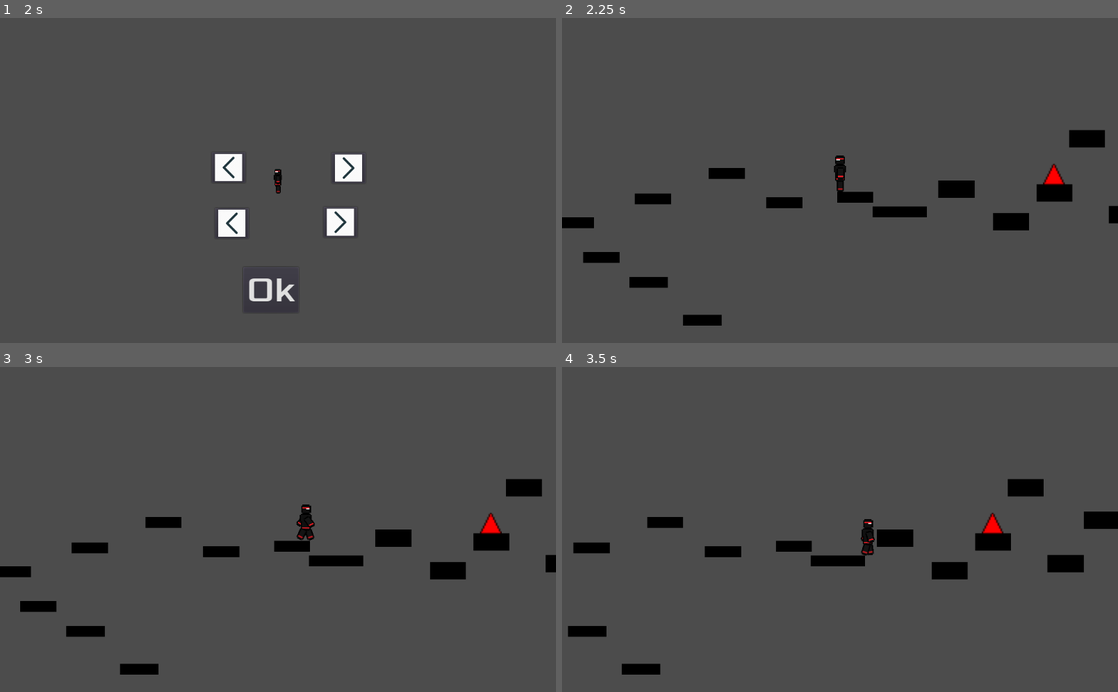
Above: before the commit, frames 1-4 (two rows, left to right).
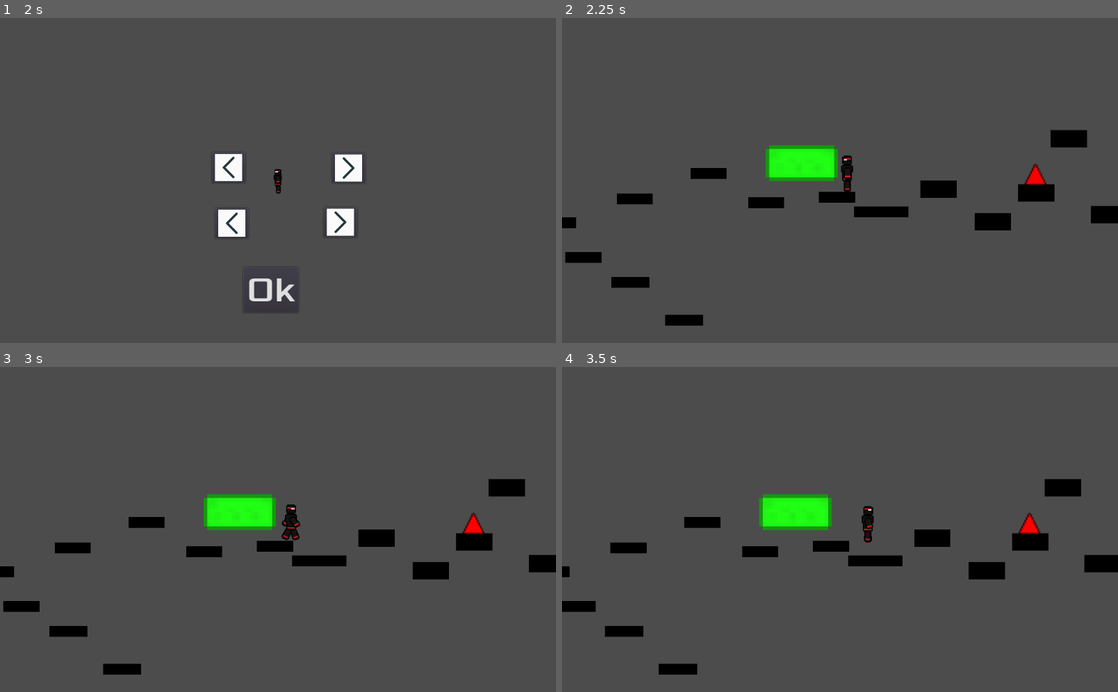
Above: after the commit, the same moments.

Repository: VeryCleverName3/Hybrid-Game-Jam
Game: Godot game, scene res://Scenes/MainMenu.tscn
Same seed, same stepped clock (60 frames per second), same inputs: the game is played once before the commit and once after it. Before the commit the project starts from res://MainMenu.tscn.
Inputs:
- Up to frame 1 (2 s): click "Level Select" at 0.5 s; click "Test Level" at 1.25 s
- Up to frame 2 (2.25 s): click "Ok" at 2 s
- Up to frame 3 (3 s): tap Enter at 2.75 s; hold Right (ui_right) from 2.78 s (still down)
- Up to frame 4 (3.5 s): keep holding Right (ui_right)

Frame 1 is identical in both runs. In frame 2, 5.5% of the frame differs, in the area x 0-99%, y 34-95%; in frame 3, 5.5%; in frame 4, 9.2%, in the area x 0-100%, y 34-95%.

Commit message:
Added slime tile. Got it working. Reworked acceleration and friction

Diff:
--- a/src/BasicLevel.gd
+++ b/src/BasicLevel.gd
@@ -15,7 +15,7 @@
 
 
 func _on_Player_kill():
-	switcher.switch_scene("res://KillScreen.tscn")
+	switcher.switch_scene("res://Scenes/KillScreen.tscn")
 
 func _on_Player_pause():
 	var children = $PauseScreen.get_children()
--- a/src/KillScreen.gd
+++ b/src/KillScreen.gd
@@ -20,8 +20,8 @@
 
 
 func _on_LevelSelect_pressed():
-	switcher.switch_scene("res://LevelSelect.tscn")
+	switcher.switch_scene("res://Scenes/LevelSelect.tscn")
 
 
 func _on_MainMenu_pressed():
-	switcher.switch_scene("res://MainMenu.tscn")
+	switcher.switch_scene("res://Scenes/MainMenu.tscn")
--- a/src/LevelSelect.gd
+++ b/src/LevelSelect.gd
@@ -16,5 +16,5 @@
 
 
 func _on_TestLevel_pressed():
-	PlayerVars.levelGoal = "res://TestLevel.tscn"
-	switcher.switch_scene("res://AbilitySelect.tscn")
+	PlayerVars.levelGoal = "res://Scenes/TestLevel.tscn"
+	switcher.switch_scene("res://Scenes/AbilitySelect.tscn")
--- a/src/MainMenu.gd
+++ b/src/MainMenu.gd
@@ -16,7 +16,7 @@
 
 
 func _on_LevelSelect_pressed():
-	switcher.switch_scene("res://LevelSelect.tscn")
+	switcher.switch_scene("res://Scenes/LevelSelect.tscn")
 
 
 func _on_Quit_pressed():
--- a/src/PauseScreen.gd
+++ b/src/PauseScreen.gd
@@ -16,12 +16,12 @@
 
 func _on_MainMenu_pressed():
 	get_tree().paused = false
-	switcher.switch_scene("res://MainMenu.tscn")
+	switcher.switch_scene("res://Scenes/MainMenu.tscn")
 
 
 func _on_LevelSelect_pressed():
 	get_tree().paused = false
-	switcher.switch_scene("res://LevelSelect.tscn")
+	switcher.switch_scene("res://Scenes/LevelSelect.tscn")
 
 
 func _on_Reset_pressed():
--- a/src/Player.gd
+++ b/src/Player.gd
@@ -5,6 +5,7 @@
 export(int) var jumpspeed = 500
 export(int) var maxNumJumps  = 1
 export(int) var boostMultiplier = 1
+export(float) var slimeBounce = 1
 var animationPlayer
 var armOld
 var armNew
@@ -70,6 +71,8 @@
 		torsoNew.texture = load("res://PlayerSprites/nospritetorso.png")
 
 func _ready():
+	#PlayerVars.ab1 = "doubleJump"
+	#PlayerVars.ab2 = "doubleJump"
 	animationPlayer = get_node("AnimationPlayer")
 	armOld = get_node("AnimationPlayer/voidtorso/voidlimbsection")
 	armNew = get_node("Torso/Arm")
@@ -112,6 +115,7 @@
 #	transform.extents = Vector2(oldscale.x * (xscl * 2), oldscale.y * (2 * yscl))
 
 func _physics_process(delta):
+	friction()
 	armNew.transform = armOld.transform
 	arm2New.transform = arm2Old.transform
 	legNew.transform = legOld.transform
@@ -136,7 +140,7 @@
 	if(animationPlayer.current_animation != "Jump" and not touchingGround and (not hasJumped)):
 		animationPlayer.play("Jump")
 		hasJumped = true
-	velocity.x = 0
+	#velocity.x = 0
 	if (Input.is_action_pressed("ui_ability1")):
 		if (PlayerVars.ab1 =="boost"):
 			boost();
@@ -165,7 +169,7 @@
 		wallJumps -= 1
 
 	if (Input.is_action_pressed("ui_right")):
-		velocity.x += walkspeed * boostSpeed * teleportNum
+		velocity.x = min(walkspeed * boostSpeed * teleportNum, velocity.x + walkspeed/5 * boostSpeed * teleportNum)
 		armOld.flip_h = true
 		armNew.flip_h = true
 		arm2Old.flip_h = true
@@ -191,7 +195,7 @@
 		headNew.flip_h = false
 		torsoOld.flip_h = false
 		torsoNew.flip_h = false
-		velocity.x -= walkspeed * boostSpeed * teleportNum
+		velocity.x = max(-walkspeed * boostSpeed * teleportNum, velocity.x - walkspeed/5 * boostSpeed * teleportNum)
 	if(not (Input.is_action_pressed("ui_right") or Input.is_action_pressed("ui_left")) and touchingGround):
 		animationPlayer.play("Default")
 	if(Input.is_action_just_pressed("ui_left") or justTouchedGround):
@@ -211,13 +215,16 @@
 		emit_signal("pause")
 	teleportNum = 1
 	move_and_slide(velocity, Vector2(0, -1))
+	if (is_on_wall()):
+		velocity.x = 0
 	var numberOfCollisions = get_slide_count()
 	if numberOfCollisions > 0:
 		for i in range(get_slide_count()):
-			_on_Collision(get_slide_collision(i))
+			_on_Collision(get_slide_collision(i), delta)
 
 func _process(delta):
 	if (self.position.y > 10000):
+		print("dying")
 		emit_signal("kill")
 
 func _on_boostTime_timeout():
@@ -227,9 +234,38 @@
 func collisionWithSpike():
 	emit_signal("kill")
 
-func _on_Collision(body):
+func collisionWithSlime(body, delta):
+	print(slimeBounce)
+	velocity = body.remainder.bounce(body.normal) * (1/delta) * slimeBounce
+	move_and_slide(velocity)
+
+func friction():
+	if is_on_floor():
+		if (velocity.x > 0):
+			if (velocity.x < walkspeed/5):
+				velocity.x = 0
+			else:
+				velocity.x -= walkspeed/5
+		elif (velocity.x < 0):
+			if (velocity.x > -walkspeed/5):
+				velocity.x = 0
+			else:
+				velocity.x += walkspeed/5
+	else:
+		if (velocity.x > 0):
+			if (velocity.x < walkspeed/60):
+				velocity.x = 0
+			else:
+				velocity.x -= walkspeed/60
+		elif (velocity.x < 0):
+			if (velocity.x > -walkspeed/60):
+				velocity.x = 0
+			else:
+				velocity.x += walkspeed/60
+
+func _on_Collision(body, delta):
 	match body.collider.name.split("#")[0]:
 		"Spike":
 			collisionWithSpike()
-		"Bottom":
-			collisionWithSpike()
+		"Slime":
+			collisionWithSlime(body, delta)
--- a/src/BasicLevel.tscn
+++ b/src/Scenes/BasicLevel.tscn
@@ -1,8 +1,9 @@
 [gd_scene load_steps=4 format=2]
 
 [ext_resource path="res://BasicLevel.gd" type="Script" id=1]
-[ext_resource path="res://Player.tscn" type="PackedScene" id=2]
-[ext_resource path="res://PauseScreen.tscn" type="PackedScene" id=3]
+[ext_resource path="res://Scenes/Player.tscn" type="PackedScene" id=2]
+[ext_resource path="res://Scenes/PauseScreen.tscn" type="PackedScene" id=3]
+
 
 [node name="BasicLevel" type="Node2D" index="0"]
 
--- a/src/MainMenu.tscn
+++ b/src/Scenes/MainMenu.tscn
@@ -27,7 +27,7 @@
 font_data = ExtResource( 2 )
 _sections_unfolded = [ "Font", "Settings" ]
 
-[node name="MainMenu" type="CanvasLayer"]
+[node name="MainMenu" type="CanvasLayer" index="0"]
 
 layer = 1
 offset = Vector2( 0, 0 )
--- a/src/Player.tscn
+++ b/src/Scenes/Player.tscn
@@ -504,7 +504,7 @@
 "values": [ 2.0 ]
 }
 
-[node name="Player" type="KinematicBody2D"]
+[node name="Player" type="KinematicBody2D" index="0"]
 
 input_pickable = false
 collision_layer = 1
@@ -517,6 +517,7 @@
 jumpspeed = 500
 maxNumJumps = 1
 boostMultiplier = 1
+slimeBounce = 5.0
 
 [node name="TopSprite" type="AnimatedSprite" parent="." index="0"]
 
--- a/src/TestLevel.tscn
+++ b/src/Scenes/TestLevel.tscn
@@ -1,9 +1,9 @@
 [gd_scene load_steps=5 format=2]
 
 [ext_resource path="res://Block.tscn" type="PackedScene" id=1]
-[ext_resource path="res://BasicLevel.tscn" type="PackedScene" id=2]
-[ext_resource path="res://BottomDeath.tscn" type="PackedScene" id=3]
-[ext_resource path="res://Spike.tscn" type="PackedScene" id=4]
+[ext_resource path="res://Scenes/BasicLevel.tscn" type="PackedScene" id=2]
+[ext_resource path="res://Scenes/Spike.tscn" type="PackedScene" id=3]
+[ext_resource path="res://TileSets/SlimeBlock.tres" type="TileSet" id=4]
 
 [node name="TestLevel" type="Node2D"]
 
@@ -55,7 +55,7 @@
 
 position = Vector2( -44, 18 )
 _sections_unfolded = [ "Transform" ]
-startPosition = Vector2( 50, 180 )
+startPosition = Vector2( 100, 180 )
 
 [node name="Block#4" parent="." index="4" instance=ExtResource( 1 )]
 
@@ -120,12 +120,28 @@
 position = Vector2( 3869.65, 0.539685 )
 scale = Vector2( 0.909298, 1.35157 )
 
-[node name="Bottom" parent="." index="14" instance=ExtResource( 3 )]
-
-position = Vector2( 1618.57, 2781.88 )
-scale = Vector2( 4.875, 0.5 )
-
-[node name="Spike#1" parent="." index="15" instance=ExtResource( 4 )]
+[node name="Spike#1" parent="." index="14" instance=ExtResource( 3 )]
 
 position = Vector2( 598.569, 151.883 )
 scale = Vector2( 4, 4 )
+
+[node name="Slime" type="TileMap" parent="." index="15"]
+
+mode = 0
+tile_set = ExtResource( 4 )
+cell_size = Vector2( 50, 50 )
+cell_quadrant_size = 16
+cell_custom_transform = Transform2D( 1, 0, 0, 1, 0, 0 )
+cell_half_offset = 2
+cell_tile_origin = 0
+cell_y_sort = false
+cell_clip_uv = false
+collision_use_kinematic = false
+collision_friction = 1.0
+collision_bounce = 0.0
+collision_layer = 1
+collision_mask = 1
+occluder_light_mask = 1
+format = 1
+tile_data = PoolIntArray( 196605, 0, 0, 196606, 1, 0, 196607, 1, 0, 131072, 2, 0, 262141, 6, 0, 262142, 7, 0, 262143, 7, 0, 196608, 8, 0 )
+_sections_unfolded = [ "Cell" ]
--- /dev/null
+++ b/src/TileSets/SlimeBlock.tres
@@ -0,0 +1,227 @@
+[gd_resource type="TileSet" load_steps=16 format=2]
+
+[ext_resource path="res://SlimeBlock.png" type="Texture" id=1]
+
+[sub_resource type="ConvexPolygonShape2D" id=1]
+
+custom_solver_bias = 0.0
+points = PoolVector2Array( 25, 25, -25, 25, -25, -15, -15, -15 )
+
+[sub_resource type="ConvexPolygonShape2D" id=2]
+
+custom_solver_bias = 0.0
+points = PoolVector2Array( 25, -25, 25, 25, -15, -15, -15, -25 )
+
+[sub_resource type="RectangleShape2D" id=3]
+
+custom_solver_bias = 0.0
+extents = Vector2( 25, 25 )
+
+[sub_resource type="ConvexPolygonShape2D" id=4]
+
+custom_solver_bias = 0.0
+points = PoolVector2Array( 25, 25, -25, 25, -25, -25, 15, -15 )
+
+[sub_resource type="ConvexPolygonShape2D" id=5]
+
+custom_solver_bias = 0.0
+points = PoolVector2Array( -25, -25, 15, -25, 15, -15 )
+
+[sub_resource type="ConvexPolygonShape2D" id=6]
+
+custom_solver_bias = 0.0
+points = PoolVector2Array( 25, 25, 15, -15, 25, -15 )
+
+[sub_resource type="RectangleShape2D" id=7]
+
+custom_solver_bias = 0.0
+extents = Vector2( 25, 25 )
+
+[sub_resource type="RectangleShape2D" id=8]
+
+custom_solver_bias = 0.0
+extents = Vector2( 25, 25 )
+
+[sub_resource type="ConvexPolygonShape2D" id=9]
+
+custom_solver_bias = 0.0
+points = PoolVector2Array( -15, 15, -25, 15, -25, -25, 25, -25 )
+
+[sub_resource type="ConvexPolygonShape2D" id=10]
+
+custom_solver_bias = 0.0
+points = PoolVector2Array( -15, 15, 25, -25, 25, 25, -15, 25 )
+
+[sub_resource type="RectangleShape2D" id=11]
+
+custom_solver_bias = 0.0
+extents = Vector2( 25, 25 )
+
+[sub_resource type="ConvexPolygonShape2D" id=12]
+
+custom_solver_bias = 0.0
+points = PoolVector2Array( -25, 25, -25, -25, 25, -25, 15, 15 )
+
+[sub_resource type="ConvexPolygonShape2D" id=13]
+
+custom_solver_bias = 0.0
+points = PoolVector2Array( 25, -25, 25, 15, 15, 15 )
+
+[sub_resource type="ConvexPolygonShape2D" id=14]
+
+custom_solver_bias = 0.0
+points = PoolVector2Array( -25, 25, 15, 15, 15, 25 )
+
+[resource]
+
+0/name = "Slime#TopLeft"
+0/texture = ExtResource( 1 )
+0/tex_offset = Vector2( 0, 0 )
+0/modulate = Color( 1, 1, 1, 1 )
+0/region = Rect2( 0, 0, 50, 50 )
+0/is_autotile = false
+0/occluder_offset = Vector2( 25, 25 )
+0/navigation_offset = Vector2( 25, 25 )
+0/shapes = [ {
+"autotile_coord": Vector2( 0, 0 ),
+"one_way": false,
+"shape": SubResource( 1 ),
+"shape_transform": Transform2D( 1, 0, 0, 1, 25, 25 )
+}, {
+"autotile_coord": Vector2( 0, 0 ),
+"one_way": false,
+"shape": SubResource( 2 ),
+"shape_transform": Transform2D( 1, 0, 0, 1, 25, 25 )
+} ]
+1/name = "Slime#Top"
+1/texture = ExtResource( 1 )
+1/tex_offset = Vector2( 0, 0 )
+1/modulate = Color( 1, 1, 1, 1 )
+1/region = Rect2( 50, 0, 50, 50 )
+1/is_autotile = false
+1/occluder_offset = Vector2( 25, 25 )
+1/navigation_offset = Vector2( 25, 25 )
+1/shapes = [ {
+"autotile_coord": Vector2( 0, 0 ),
+"one_way": false,
+"shape": SubResource( 3 ),
+"shape_transform": Transform2D( 1, 0, 0, 1, 24.5, 24.5 )
+} ]
+2/name = "Slime#TopRight"
+2/texture = ExtResource( 1 )
+2/tex_offset = Vector2( 0, 0 )
+2/modulate = Color( 1, 1, 1, 1 )
+2/region = Rect2( 100, 0, 50, 50 )
+2/is_autotile = false
+2/occluder_offset = Vector2( 25, 25 )
+2/navigation_offset = Vector2( 25, 25 )
+2/shapes = [ {
+"autotile_coord": Vector2( 0, 0 ),
+"one_way": false,
+"shape": SubResource( 4 ),
+"shape_transform": Transform2D( 1, 0, 0, 1, 25, 25 )
+}, {
+"autotile_coord": Vector2( 0, 0 ),
+"one_way": false,
+"shape": SubResource( 5 ),
+"shape_transform": Transform2D( 1, 0, 0, 1, 25, 25 )
+}, {
+"autotile_coord": Vector2( 0, 0 ),
+"one_way": false,
+"shape": SubResource( 6 ),
+"shape_transform": Transform2D( 1, 0, 0, 1, 25, 25 )
+} ]
+3/name = "Slime#Left"
+3/texture = ExtResource( 1 )
+3/tex_offset = Vector2( 0, 0 )
+3/modulate = Color( 1, 1, 1, 1 )
+3/region = Rect2( 0, 50, 50, 50 )
+3/is_autotile = false
+3/occluder_offset = Vector2( 25, 25 )
+3/navigation_offset = Vector2( 25, 25 )
+3/shapes = [ {
+"autotile_coord": Vector2( 0, 0 ),
+"one_way": false,
+"shape": SubResource( 7 ),
+"shape_transform": Transform2D( 1, 0, 0, 1, 24.5, 24.5 )
+} ]
+4/name = "Slime#Center"
+4/texture = ExtResource( 1 )
+4/tex_offset = Vector2( 0, 0 )
+4/modulate = Color( 1, 1, 1, 1 )
+4/region = Rect2( 50, 50, 50, 50 )
+4/is_autotile = false
+4/occluder_offset = Vector2( 25, 25 )
+4/navigation_offset = Vector2( 25, 25 )
+4/shapes = [ {
+"autotile_coord": Vector2( 0, 0 ),
+"one_way": false,
+"shape": SubResource( 8 ),
+"shape_transform": Transform2D( 1, 0, 0, 1, 24.5, 24.5 )
+} ]
+5/name = "Slime#Right"
+5/texture = ExtResource( 1 )
+5/tex_offset = Vector2( 0, 0 )
+5/modulate = Color( 1, 1, 1, 1 )
+5/region = Rect2( 100, 50, 50, 50 )
+5/is_autotile = false
+5/occluder_offset = Vector2( 25, 25 )
+5/navigation_offset = Vector2( 25, 25 )
+5/shapes = [  ]
+6/name = "Slime#BottomLeft"
+6/texture = ExtResource( 1 )
+6/tex_offset = Vector2( 0, 0 )
+6/modulate = Color( 1, 1, 1, 1 )
+6/region = Rect2( 0, 100, 50, 50 )
+6/is_autotile = false
+6/occluder_offset = Vector2( 25, 25 )
+6/navigation_offset = Vector2( 25, 25 )
+6/shapes = [ {
+"autotile_coord": Vector2( 0, 0 ),
+"one_way": false,
+"shape": SubResource( 9 ),
+"shape_transform": Transform2D( 1, 0, 0, 1, 25, 25 )
+}, {
+"autotile_coord": Vector2( 0, 0 ),
+"one_way": false,
+"shape": SubResource( 10 ),
+"shape_transform": Transform2D( 1, 0, 0, 1, 25, 25 )
+} ]
+7/name = "Slime#Bottom"
+7/texture = ExtResource( 1 )
+7/tex_offset = Vector2( 0, 0 )
+7/modulate = Color( 1, 1, 1, 1 )
+7/region = Rect2( 50, 100, 50, 50 )
+7/is_autotile = false
+7/occluder_offset = Vector2( 25, 25 )
+7/navigation_offset = Vector2( 25, 25 )
+7/shapes = [ {
+"autotile_coord": Vector2( 0, 0 ),
+"one_way": false,
+"shape": SubResource( 11 ),
+"shape_transform": Transform2D( 1, 0, 0, 1, 24.5, 24.5 )
+} ]
+8/name = "Slime#BottomRight"
+8/texture = ExtResource( 1 )
+8/tex_offset = Vector2( 0, 0 )
+8/modulate = Color( 1, 1, 1, 1 )
+8/region = Rect2( 100, 100, 50, 50 )
+8/is_autotile = false
+8/occluder_offset = Vector2( 25, 25 )
+8/navigation_offset = Vector2( 25, 25 )
+8/shapes = [ {
+"autotile_coord": Vector2( 0, 0 ),
+"one_way": false,
+"shape": SubResource( 12 ),
+"shape_transform": Transform2D( 1, 0, 0, 1, 25, 25 )
+}, {
+"autotile_coord": Vector2( 0, 0 ),
+"one_way": false,
+"shape": SubResource( 13 ),
+"shape_transform": Transform2D( 1, 0, 0, 1, 25, 25 )
+}, {
+"autotile_coord": Vector2( 0, 0 ),
+"one_way": false,
+"shape": SubResource( 14 ),
+"shape_transform": Transform2D( 1, 0, 0, 1, 25, 25 )
+} ]
--- /dev/null
+++ b/src/TileSets/SlimeBlock.tscn
@@ -0,0 +1,245 @@
+[gd_scene load_steps=7 format=2]
+
+[ext_resource path="res://SlimeBlock.png" type="Texture" id=1]
+
+[sub_resource type="RectangleShape2D" id=3]
+
+custom_solver_bias = 0.0
+extents = Vector2( 25, 25 )
+
+[sub_resource type="RectangleShape2D" id=7]
+
+custom_solver_bias = 0.0
+extents = Vector2( 25, 25 )
+
+[sub_resource type="RectangleShape2D" id=8]
+
+custom_solver_bias = 0.0
+extents = Vector2( 25, 25 )
+
+[sub_resource type="RectangleShape2D" id=12]
+
+custom_solver_bias = 0.0
+extents = Vector2( 25, 25 )
+
+[sub_resource type="RectangleShape2D" id=11]
+
+custom_solver_bias = 0.0
+extents = Vector2( 25, 25 )
+
+[node name="SlimeBlock" type="Node2D"]
+
+position = Vector2( 0, -0.41578 )
+
+[node name="Slime#TopLeft" type="Sprite" parent="." index="0"]
+
+position = Vector2( 30, 30.5 )
+texture = ExtResource( 1 )
+region_enabled = true
+region_rect = Rect2( 0, 0, 50, 50 )
+_sections_unfolded = [ "Region", "Transform" ]
+__meta__ = {
+"_edit_group_": true,
+"_edit_lock_": true
+}
+
+[node name="Slime#TopLeft" type="StaticBody2D" parent="Slime#TopLeft" index="0"]
+
+input_pickable = false
+collision_layer = 1
+collision_mask = 1
+constant_linear_velocity = Vector2( 0, 0 )
+constant_angular_velocity = 0.0
+friction = 1.0
+bounce = 0.0
+
+[node name="CollisionPolygon2D" type="CollisionPolygon2D" parent="Slime#TopLeft/Slime#TopLeft" index="0"]
+
+build_mode = 0
+polygon = PoolVector2Array( -25, 25, -25, -15, -15, -15, -15, -25, 25, -25, 25, 25 )
+
+[node name="Slime#Top" type="Sprite" parent="." index="1"]
+
+position = Vector2( 130, 30.5 )
+texture = ExtResource( 1 )
+region_enabled = true
+region_rect = Rect2( 50, 0, 50, 50 )
+_sections_unfolded = [ "Region", "Transform" ]
+
+[node name="Slime#Top" type="StaticBody2D" parent="Slime#Top" index="0"]
+
+input_pickable = false
+collision_layer = 1
+collision_mask = 1
+constant_linear_velocity = Vector2( 0, 0 )
+constant_angular_velocity = 0.0
+friction = 1.0
+bounce = 0.0
+
+[node name="CollisionShape2D" type="CollisionShape2D" parent="Slime#Top/Slime#Top" index="0"]
+
+position = Vector2( -0.5, -0.5 )
+shape = SubResource( 3 )
+_sections_unfolded = [ "Transform" ]
+
+[node name="Slime#TopRight" type="Sprite" parent="." index="2"]
+
+position = Vector2( 230, 30.5 )
+texture = ExtResource( 1 )
+region_enabled = true
+region_rect = Rect2( 100, 0, 50, 50 )
+_sections_unfolded = [ "Region", "Transform" ]
+
+[node name="Slime#TopRight" type="StaticBody2D" parent="Slime#TopRight" index="0"]
+
+input_pickable = false
+collision_layer = 1
+collision_mask = 1
+constant_linear_velocity = Vector2( 0, 0 )
+constant_angular_velocity = 0.0
+friction = 1.0
+bounce = 0.0
+
+[node name="CollisionPolygon2D" type="CollisionPolygon2D" parent="Slime#TopRight/Slime#TopRight" index="0"]
+
+build_mode = 0
+polygon = PoolVector2Array( -25, 25, -25, -25, 15, -25, 15, -15, 25, -15, 25, 25 )
+
+[node name="Slime#Left" type="Sprite" parent="." index="3"]
+
+position = Vector2( 330, 30 )
+texture = ExtResource( 1 )
+region_enabled = true
+region_rect = Rect2( 0, 50, 50, 50 )
+_sections_unfolded = [ "Region", "Transform" ]
+
+[node name="Slime#Left" type="StaticBody2D" parent="Slime#Left" index="0"]
+
+input_pickable = false
+collision_layer = 1
+collision_mask = 1
+constant_linear_velocity = Vector2( 0, 0 )
+constant_angular_velocity = 0.0
+friction = 1.0
+bounce = 0.0
+
+[node name="CollisionShape2D" type="CollisionShape2D" parent="Slime#Left/Slime#Left" index="0"]
+
+position = Vector2( -0.5, -0.5 )
+shape = SubResource( 7 )
+_sections_unfolded = [ "Transform" ]
+
+[node name="Slime#Center" type="Sprite" parent="." index="4"]
+
+position = Vector2( 430, 30 )
+texture = ExtResource( 1 )
+region_enabled = true
+region_rect = Rect2( 50, 50, 50, 50 )
+_sections_unfolded = [ "Region", "Transform" ]
+
+[node name="Slime#Center" type="StaticBody2D" parent="Slime#Center" index="0"]
+
+input_pickable = false
+collision_layer = 1
+collision_mask = 1
+constant_linear_velocity = Vector2( 0, 0 )
+constant_angular_velocity = 0.0
+friction = 1.0
+bounce = 0.0
+
+[node name="CollisionShape2D" type="CollisionShape2D" parent="Slime#Center/Slime#Center" index="0"]
+
+position = Vector2( -0.5, -0.5 )
+shape = SubResource( 8 )
+_sections_unfolded = [ "Transform" ]
+
+[node name="Slime#Right" type="Sprite" parent="." index="5"]
+
+position = Vector2( 530, 30 )
+texture = ExtResource( 1 )
+region_enabled = true
+region_rect = Rect2( 100, 50, 50, 50 )
+_sections_unfolded = [ "Region", "Transform" ]
+
+[node name="Slime#Right" type="KinematicBody2D" parent="Slime#Right" index="0"]
+
+input_pickable = false
+collision_layer = 1
+collision_mask = 1
+collision/safe_margin = 0.08
+
+[node name="CollisionShape2D" type="CollisionShape2D" parent="Slime#Right/Slime#Right" index="0"]
+
+position = Vector2( -0.5, -0.5 )
+shape = SubResource( 12 )
+_sections_unfolded = [ "Transform" ]
+
+[node name="Slime#BottomLeft" type="Sprite" parent="." index="6"]
+
+position = Vector2( 630, 30 )
+texture = ExtResource( 1 )
+region_enabled = true
+region_rect = Rect2( 0, 100, 50, 50 )
+_sections_unfolded = [ "Region", "Transform" ]
+
+[node name="Slime#BottomLeft" type="StaticBody2D" parent="Slime#BottomLeft" index="0"]
+
+input_pickable = false
+collision_layer = 1
+collision_mask = 1
+constant_linear_velocity = Vector2( 0, 0 )
+constant_angular_velocity = 0.0
+friction = 1.0
+bounce = 0.0
+
+[node name="CollisionPolygon2D" type="CollisionPolygon2D" parent="Slime#BottomLeft/Slime#BottomLeft" index="0"]
+
+build_mode = 0
+polygon = PoolVector2Array( -15, 25, 25, 25, 25, -25, -25, -25, -25, 15, -15, 15 )
+
+[node name="Slime#Bottom" type="Sprite" parent="." index="7"]
+
+position = Vector2( 730, 30 )
+texture = ExtResource( 1 )
+region_enabled = true
+region_rect = Rect2( 50, 100, 50, 50 )
+_sections_unfolded = [ "Region", "Transform" ]
+
+[node name="Slime#Bottom" type="StaticBody2D" parent="Slime#Bottom" index="0"]
+
+input_pickable = false
+collision_layer = 1
+collision_mask = 1
+constant_linear_velocity = Vector2( 0, 0 )
+constant_angular_velocity = 0.0
+friction = 1.0
+bounce = 0.0
+
+[node name="CollisionShape2D" type="CollisionShape2D" parent="Slime#Bottom/Slime#Bottom" index="0"]
+
+position = Vector2( -0.5, -0.5 )
+shape = SubResource( 11 )
+_sections_unfolded = [ "Transform" ]
+
+[node name="Slime#BottomRight" type="Sprite" parent="." index="8"]
+
+position = Vector2( 830, 30 )
+texture = ExtResource( 1 )
+region_enabled = true
+region_rect = Rect2( 100, 100, 50, 50 )
+_sections_unfolded = [ "Region", "Transform" ]
+
+[node name="Slime#BottomRight" type="StaticBody2D" parent="Slime#BottomRight" index="0"]
+
+input_pickable = false
+collision_layer = 1
+collision_mask = 1
+constant_linear_velocity = Vector2( 0, 0 )
+constant_angular_velocity = 0.0
+friction = 1.0
+bounce = 0.0
+
+[node name="CollisionPolygon2D" type="CollisionPolygon2D" parent="Slime#BottomRight/Slime#BottomRight" index="0"]
+
+build_mode = 0
+polygon = PoolVector2Array( -25, 25, 15, 25, 15, 15, 25, 15, 25, -25, -25, -25 )
--- a/src/project.godot
+++ b/src/project.godot
@@ -11,7 +11,7 @@
 [application]
 
 config/name="GameJam"
-run/main_scene="res://MainMenu.tscn"
+run/main_scene="res://Scenes/MainMenu.tscn"
 config/icon="res://icon.png"
 
 [autoload]
Renamed: src/AbilitySelect.tscn -> src/Scenes/AbilitySelect.tscn
Renamed: src/BottomDeath.tscn -> src/Scenes/BottomDeath.tscn
Renamed: src/KillScreen.tscn -> src/Scenes/KillScreen.tscn
Renamed: src/LevelSelect.tscn -> src/Scenes/LevelSelect.tscn
Renamed: src/PauseScreen.tscn -> src/Scenes/PauseScreen.tscn
Renamed: src/Spike.tscn -> src/Scenes/Spike.tscn
Binary file added: src/SlimeBlock.png
Not shown, added: src/SlimeBlock.png.import
